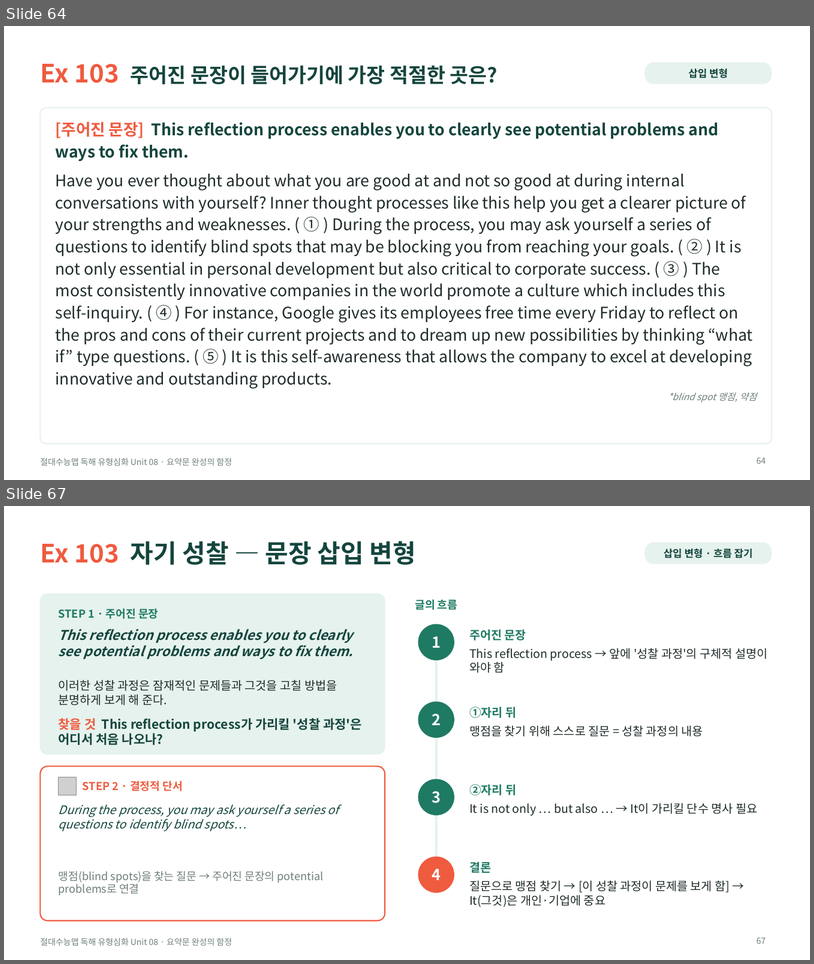
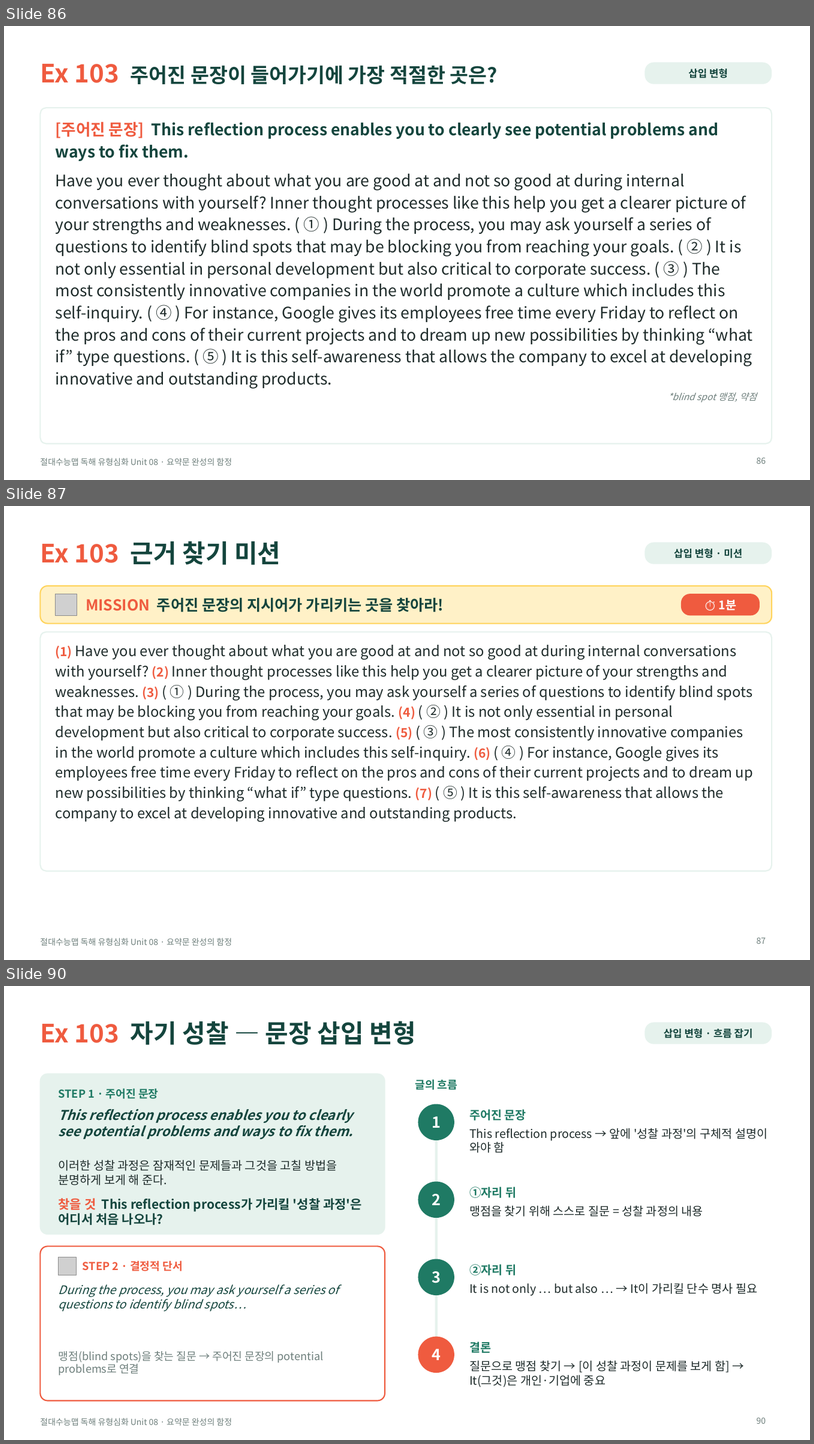
Before and after one commit to HUFSDavid/HUFSDavid, a slide deck: 절대수능맵_독해유형심화_Unit08_수업PPT.pptx. Shown one above the other, each under a label of ours: slides 64 and 67 before the commit, slides 86, 87 and 90 after it; the slides between them are not shown. The pictures are 814x964 and 814x1444 pixels, drawn with LibreOffice and Linux fonts; fonts in the diff are those of the drawing; grey boxes stand for pictures. Boxes give left, top, right and bottom in pixels: in the first picture for what was removed or moved away, otherwise in the second. Text is boxed around its words. In the diff, an @@ line names an element or a change of style, - is before the commit and + after.

```diff
--- a/절대수능맵_독해유형심화_Unit08_수업PPT.pptx
+++ b/절대수능맵_독해유형심화_Unit08_수업PPT.pptx
@@ slide 87 added at [4, 506, 810, 960], background #FFFFFF; not listed: 1 template element that a slide beside it also shows @@
@@ title added at [40, 541, 281, 565], 30 pt, text #14453D, bold @@
+Ex 103 근거 찾기 미션
@@ rounded rectangle added at [645, 542, 772, 564], fill #E6F2ED, 12 pt, text #14453D, bold @@
+삽입 변형 · 미션
@@ rounded rectangle added at [40, 586, 772, 624], fill #FFF1C7, outline #FFD45C 1.5 pt @@
@@ picture added at [56, 594, 77, 615] @@
@@ rounded rectangle added at [681, 594, 760, 615], fill #EF5B3F, 14 pt, text #FFFFFF, bold @@
+⏱ 1분
@@ text added at [86, 598, 444, 612], 18 pt, text #14453D, bold @@
+MISSION 주어진 문장의 지시어가 가리키는 곳을 찾아라!
@@ rounded rectangle added at [40, 632, 772, 871], fill #FFFFFF, outline #E6F2ED 1.5 pt @@
@@ text added at [56, 645, 753, 822], 17 pt, text #1E2B2A @@
+(1) Have you ever thought about what you are good at and not so good at during internal conversations with yourself? (2) Inner thought processes like this help you get a clearer picture of your strengths and weaknesses. (3) ( ① ) During the process, you may ask yourself a series of questions to identify blind spots that may be blocking you from reaching your goals. (4) ( ② ) It is not only essential in personal development but also critical to corporate success. (5) ( ③ ) The most consistently innovative companies in the world promote a culture which includes this self-inquiry. (6) ( ④ ) For instance, Google gives its employees free time every Friday to reflect on the pros and cons of their current projects and to dream up new possibilities by thinking “what if” type questions. (7) ( ⑤ ) It is this self-awareness that allows the company to excel at developing innovative and outstanding products.
@@ page number added at [757, 937, 767, 943], 10 pt, text #6E7F7C @@
+87
@@ what was slide 64 is now slide 86 @@
@@ page number at [757, 457, 767, 463]: text changed @@
-64
+86
@@ what was slide 67 is now slide 90 @@
@@ page number at [757, 1417, 767, 1423]: text changed @@
-67
+90
```
Also in this commit, not shown: 40 slides changed, 29 other slides added, 5 other files.
